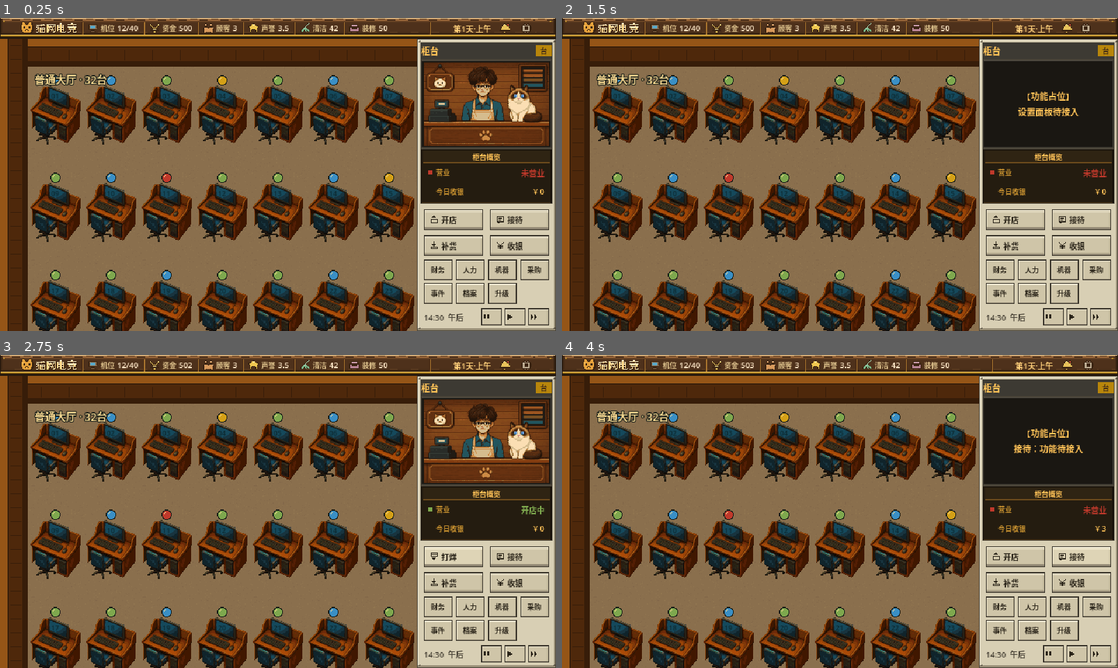
Above: before the commit, frames 1-4 (two rows, left to right).
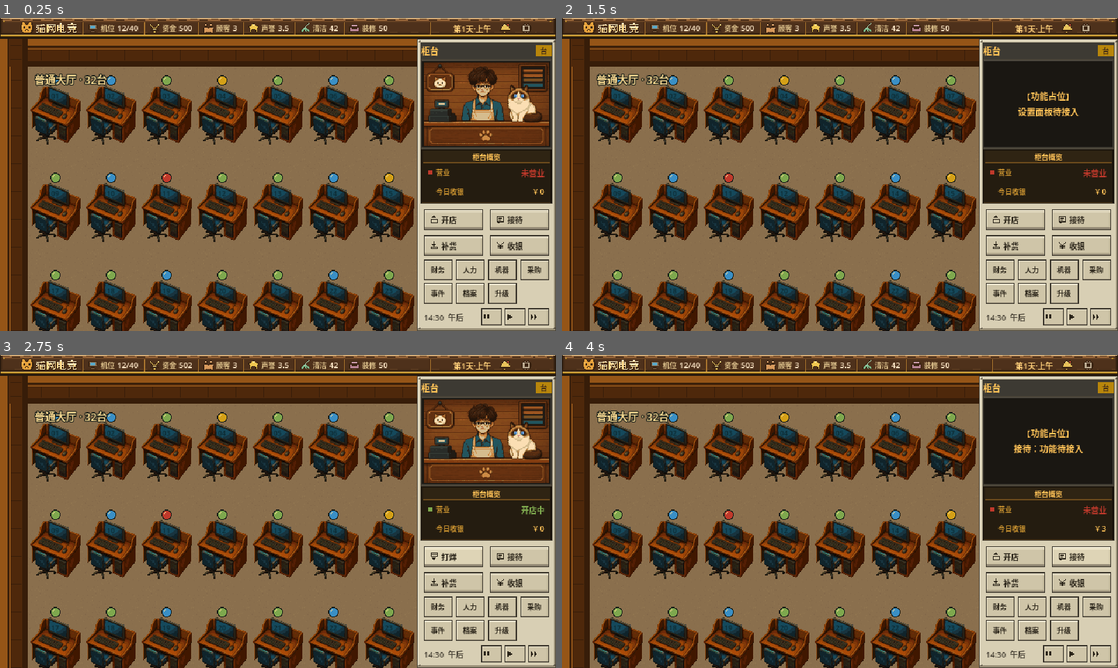
Above: after the commit, the same moments.

Repository: knightmiao/internet-cafe-godot
Game: Godot game, scene res://scenes/main.tscn
Two runs of this game, one before a commit and one after it. Both use one fixed random seed, a clock stepped at 60 frames per second and the inputs below.
Inputs (mouse positions are in pixels of both pictures, inside the frame that each line leads up to):
- Up to frame 1 (0.25 s): no input
- Up to frame 2 (1.5 s): click (1067, 27) at 0.52 s; click (1090, 27) at 1.27 s
- Up to frame 3 (2.75 s): click "开店" at 2 s
- Up to frame 4 (4 s): click "打烊" at 2.75 s; click "接待" at 3.5 s

The runs differ from the first frame. In frame 1, 0.6% of the frame differs, in the area x 1-75%, y 8-100%; in frame 2, 0.6%; in frame 3, 0.6%; in frame 4, 0.6%.

Commit message:
实现装修槽位购买安装底层闭环
装修槽支持点选、标签筛选、持有与替换；大厅、包间和高配区可独立换肤，服务设施可替换，并实时汇总五类经营加成。

Co-authored-by: Cursor <cursoragent@cursor.com>

Diff:
--- a/godot/scripts/stage/decor_slot.gd
+++ b/godot/scripts/stage/decor_slot.gd
@@ -1,33 +1,39 @@
-extends Node2D
+extends StageInteractable
 class_name DecorSlot
 
 var slot_id := ""
 var slot_type := "floor"
+var zone_id := "hall"
 var allowed_tags: Array[String] = []
 var decor_id := ""
-var unlock_level := 1
-var decor_value := 0
-var clean_bonus := 0
-var reputation_bonus := 0
-var traffic_bonus := 0
+var zone_locked := false
 
 var _indicator: Sprite2D
 var _decor: Sprite2D
 
 
-func setup(id: String, type: String, tags: Array, initial_decor := "") -> void:
+func setup(id: String, type: String, zone: String, tags: Array,
+		initial_decor := "", locked := false) -> void:
 	slot_id = id
 	slot_type = type
+	zone_id = zone
+	zone_locked = locked
 	allowed_tags.clear()
 	for tag in tags:
 		allowed_tags.append(str(tag))
 	decor_id = initial_decor
+	configure(
+		"decor_slot", -1, "已安装" if not decor_id.is_empty() else "空槽",
+		zone_id, Vector2(56, 56)
+	)
+	input_pickable = false
 
 	_indicator = Sprite2D.new()
 	_indicator.texture = load("res://assets/world/decor/slot.png")
 	_indicator.texture_filter = CanvasItem.TEXTURE_FILTER_NEAREST
-	_indicator.modulate = Color(1, 1, 1, 0.85)
+	_indicator.modulate = Color(1, 0.45, 0.35, 0.9) if locked else Color(1, 1, 1, 0.85)
 	_indicator.visible = false
+	_indicator.z_index = 10
 	add_child(_indicator)
 
 	_decor = Sprite2D.new()
@@ -37,11 +43,37 @@
 
 
 func set_preview(enabled: bool) -> void:
-	_indicator.visible = enabled and decor_id.is_empty()
+	_indicator.visible = enabled
+	input_pickable = enabled
 
 
-func install(id: String) -> void:
+func install(id: String, texture_path := "") -> void:
 	decor_id = id
+	object_state = "已安装"
+	if not texture_path.is_empty():
+		_decor.texture = load(texture_path)
+	else:
+		_refresh_decor()
+
+
+func is_compatible(tags: Array) -> bool:
+	for tag in tags:
+		if allowed_tags.has(str(tag)):
+			return true
+	return false
+
+
+func set_slot_index(index: int) -> void:
+	object_id = index
+
+
+func installed_texture() -> Texture2D:
+	return _decor.texture
+
+
+func clear_installation() -> void:
+	decor_id = ""
+	object_state = "空槽"
 	_refresh_decor()
 
 
--- a/godot/scripts/stage/stage_controller.gd
+++ b/godot/scripts/stage/stage_controller.gd
@@ -12,6 +12,7 @@
 const ASSETS := "res://assets/world/"
 const CUSTOMER_DATA_PATH := "res://data/customers.json"
 const PC_CONFIG_DATA_PATH := "res://data/pc_configs.json"
+const DECOR_DATA_PATH := "res://data/decor_catalog.json"
 const INITIAL_PC_CONFIG := "gen_09"
 
 # 世界与视口。世界宽高刚好是视口的两倍，所以 0.5 倍相机能一屏看满整店，
@@ -50,11 +51,23 @@
 var customer_data: Array[Dictionary] = []
 var customer_profiles: Array = []
 var decor_slots: Array[DecorSlot] = []
+var decor_catalog: Array = []
+var decor_by_id: Dictionary = {}
+var owned_decor: Dictionary = {"theme_old": true, "plant_large": true}
+var zone_themes: Dictionary = {
+	"hall": "theme_old", "rooms": "theme_old", "highend": "theme_old",
+}
+var business_bonuses: Dictionary = {
+	"decor": 0, "clean": 0, "comfort": 0, "reputation": 0, "traffic": 0,
+}
 var decor_preview := false
 
 var _selection: Sprite2D
 var _labels: Array[Label] = []
 var _stations: Array[PcStation] = []
+var _facilities: Dictionary = {}
+var _theme_floor_roots: Dictionary = {}
+var _theme_wall_roots: Dictionary = {}
 var _zoom_index := 1
 var _pressing := false
 var _dragged := false
@@ -64,8 +77,10 @@
 func _ready() -> void:
 	_load_customer_profiles()
 	_load_pc_configs()
+	_load_decor_catalog()
 	_build_floor()
 	_build_walls()
+	_build_theme_layers()
 	_build_hall()
 	_build_rooms()
 	_build_highend()
@@ -122,6 +137,8 @@
 	children.reverse()
 	for child in children:
 		if child is StageInteractable:
+			if child is DecorSlot and not decor_preview:
+				continue
 			var half: Vector2 = child.hit_size * 0.5
 			if Rect2(child.position - half, child.hit_size).has_point(world):
 				return child
@@ -247,6 +264,94 @@
 	sprite.texture_filter = CanvasItem.TEXTURE_FILTER_NEAREST
 	sprite.position = position_at
 	wall_layer.add_child(sprite)
+
+
+func _build_theme_layers() -> void:
+	floor_layer.z_index = -10
+	for zone_id in ["hall", "rooms", "highend"]:
+		var floor_root := Node2D.new()
+		floor_root.name = "%sThemeFloor" % zone_id.capitalize()
+		floor_root.z_index = -5
+		add_child(floor_root)
+		_theme_floor_roots[zone_id] = floor_root
+		var wall_root := Node2D.new()
+		wall_root.name = "%sThemeWalls" % zone_id.capitalize()
+		wall_root.z_index = 2
+		wall_layer.add_child(wall_root)
+		_theme_wall_roots[zone_id] = wall_root
+		_apply_zone_theme_visuals(zone_id, str(zone_themes[zone_id]))
+
+
+func _zone_rect(zone_id: String) -> Rect2:
+	match zone_id:
+		"hall":
+			return Rect2(32, 32, 512, SERVICE_TOP - 32)
+		"rooms":
+			return Rect2(ROOM_LEFT, 32, WORLD_SIZE.x - ROOM_LEFT, SERVICE_TOP - 32)
+		"highend":
+			return Rect2(HIGHEND_LEFT, 32, ROOM_LEFT - HIGHEND_LEFT, SERVICE_TOP - 32)
+	return Rect2()
+
+
+func _apply_zone_theme_visuals(zone_id: String, theme_id: String) -> void:
+	if not _theme_floor_roots.has(zone_id) or not decor_by_id.has(theme_id):
+		return
+	var item: Dictionary = decor_by_id[theme_id]
+	var floor_root: Node2D = _theme_floor_roots[zone_id]
+	var wall_root: Node2D = _theme_wall_roots[zone_id]
+	for child in floor_root.get_children():
+		child.free()
+	for child in wall_root.get_children():
+		child.free()
+	var floor_texture: Texture2D = load(str(item["theme_floor"]))
+	var horizontal: Texture2D = load(str(item["theme_wall"]))
+	var vertical: Texture2D = load(str(item["theme_wall_v"]))
+	var rect := _zone_rect(zone_id)
+	for y in range(int(rect.position.y), int(rect.end.y), TILE):
+		for x in range(int(rect.position.x), int(rect.end.x), TILE):
+			_add_theme_sprite(
+				floor_root, floor_texture, Vector2(x + TILE * 0.5, y + TILE * 0.5)
+			)
+	_add_zone_theme_walls(zone_id, wall_root, horizontal, vertical)
+
+
+func _add_zone_theme_walls(zone_id: String, root: Node2D,
+		horizontal: Texture2D, vertical: Texture2D) -> void:
+	var left := HALL_LEFT
+	var right := HIGHEND_LEFT
+	if zone_id == "highend":
+		left = HIGHEND_LEFT
+		right = ROOM_LEFT
+	elif zone_id == "rooms":
+		left = ROOM_LEFT
+		right = int(WORLD_SIZE.x)
+	for x in range(left, right, 32):
+		_add_theme_sprite(root, horizontal, Vector2(x + 16, 16))
+		var doorway := (x >= 416 and x < 544) or (x >= 800 and x < 864)
+		if not doorway:
+			_add_theme_sprite(root, horizontal, Vector2(x + 16, SERVICE_TOP))
+	if zone_id == "hall":
+		for y in range(32, SERVICE_TOP, 32):
+			_add_theme_sprite(root, vertical, Vector2(16, y + 16))
+	elif zone_id == "highend":
+		for y in range(32, SERVICE_TOP, 32):
+			_add_theme_sprite(root, vertical, Vector2(HIGHEND_LEFT, y + 16))
+			_add_theme_sprite(root, vertical, Vector2(ROOM_LEFT, y + 16))
+	else:
+		for y in range(32, SERVICE_TOP, 32):
+			_add_theme_sprite(root, vertical, Vector2(WORLD_SIZE.x - 16, y + 16))
+		for room_y in [176, 336]:
+			for x in range(ROOM_LEFT, int(WORLD_SIZE.x), 32):
+				if x < ROOM_LEFT + 32 or x >= ROOM_LEFT + 96:
+					_add_theme_sprite(root, horizontal, Vector2(x + 16, room_y))
+
+
+func _add_theme_sprite(root: Node2D, texture: Texture2D, position_at: Vector2) -> void:
+	var sprite := Sprite2D.new()
+	sprite.texture = texture
+	sprite.texture_filter = CanvasItem.TEXTURE_FILTER_NEAREST
+	sprite.position = position_at
+	root.add_child(sprite)
 
 
 # ── 机位 ──────────────────────────────────────────────
@@ -381,6 +486,8 @@
 	facility.position = position_at
 	facility.activated.connect(_on_object_activated.bind(facility))
 	world_layer.add_child(facility)
+	if kind in ["counter", "shelf"] or zone == "卫生间":
+		_facilities[kind if kind != "facility" else "restroom"] = facility
 
 
 func _add_customer(index: int, position_at: Vector2, state: String, appearance: int) -> void:
@@ -409,6 +516,16 @@
 	assert(parsed is Array and parsed.size() == 6, "机位配置库必须恰好包含 6 个世代")
 	for config in parsed:
 		pc_configs[str(config["id"])] = config
+
+
+func _load_decor_catalog() -> void:
+	var file := FileAccess.open(DECOR_DATA_PATH, FileAccess.READ)
+	assert(file != null, "无法读取装修目录：%s" % DECOR_DATA_PATH)
+	var parsed = JSON.parse_string(file.get_as_text())
+	assert(parsed is Array and parsed.size() == 24, "装修目录必须恰好包含 24 项")
+	decor_catalog = parsed
+	for item in decor_catalog:
+		decor_by_id[str(item["id"])] = item
 
 
 func _add_prop(texture_path: String, position_at: Vector2) -> void:
@@ -436,28 +553,45 @@
 # ── 装修槽与选中框 ────────────────────────────────────
 
 func _build_decor_slots() -> void:
-	# 营业区被 32 台占满，没有余地摆落地装饰，所以绿植垃圾桶都落在服务区走道上；
-	# 大厅和高配区只保留 zone_skin 槽位，那类装修是整区换皮不占地面。
+	# 实体槽与三个区域主题槽分离。主题槽只负责整区换肤，不会额外生成物件。
 	var definitions := [
-		["hall_plant_a", "floor", Vector2(392, 504), ["plant"], "plant"],
-		["hall_plant_b", "floor", Vector2(616, 520), ["plant"], ""],
-		["hall_trash", "floor", Vector2(352, 648), ["trash"], "trash_bin"],
-		["entrance_sign", "wall", Vector2(120, 512), ["sign"], "light_sign"],
-		["counter_decor", "utility", Vector2(180, 514), ["counter"], ""],
-		["shop_promo", "wall", Vector2(480, 496), ["poster"], ""],
-		["room_a_poster", "wall", Vector2(936, 60), ["poster"], ""],
-		["room_b_poster", "wall", Vector2(936, 212), ["poster"], ""],
-		["room_team_poster", "wall", Vector2(936, 364), ["poster"], "poster"],
-		["toilet_clean", "utility", Vector2(824, 500), ["clean"], ""],
-		["hall_skin", "zone_skin", Vector2(288, 456), ["floor"], ""],
-		["highend_skin", "zone_skin", Vector2(608, 420), ["theme"], ""],
+		["hall_floor_a", "floor", "hall", Vector2(392, 520),
+			["plant", "seat", "floor"], "plant_large", false],
+		["hall_floor_b", "floor", "hall", Vector2(616, 536),
+			["plant", "seat", "floor"], "", false],
+		["hall_utility", "utility", "hall", Vector2(600, 632),
+			["water", "vending", "charge", "utility", "ac"], "", false],
+		["entrance_wall", "wall", "hall", Vector2(120, 504),
+			["sign", "poster", "flag", "wall", "light"], "", false],
+		["hall_wall", "wall", "hall", Vector2(480, 496),
+			["poster", "sign", "sound", "wall", "air"], "", false],
+		["room_wall", "wall", "rooms", Vector2(928, 364),
+			["poster", "flag", "sound", "wall"], "", false],
+		["counter_service", "service", "service", Vector2(280, 560),
+			["counter"], "", false],
+		["shelf_service", "service", "service", Vector2(480, 570),
+			["shelf"], "", false],
+		["restroom_service", "service", "service", Vector2(896, 576),
+			["restroom"], "", false],
+		["hall_skin", "zone_skin", "hall", Vector2(520, 444),
+			["theme"], "theme_old", false],
+		["rooms_skin", "zone_skin", "rooms", Vector2(720, 444),
+			["theme"], "theme_old", false],
+		["highend_skin", "zone_skin", "highend", Vector2(608, 420),
+			["theme"], "theme_old", true],
 	]
 	for definition in definitions:
 		var slot := DecorSlot.new()
-		slot.setup(definition[0], definition[1], definition[3], definition[4])
-		slot.position = definition[2]
+		slot.setup(
+			definition[0], definition[1], definition[2], definition[4],
+			definition[5], definition[6]
+		)
+		slot.position = definition[3]
 		world_layer.add_child(slot)
+		slot.set_slot_index(decor_slots.size())
+		slot.activated.connect(_on_object_activated.bind(slot))
 		decor_slots.append(slot)
+	_recalculate_business_bonuses()
 
 
 func set_decor_preview(enabled: bool) -> void:
@@ -471,12 +605,99 @@
 
 
 func install_demo_decor() -> void:
+	mark_decor_owned("poster_set")
+	install_decor("hall_wall", "poster_set")
+	set_decor_preview(decor_preview)
+
+
+func get_decor_slot(index: int) -> DecorSlot:
+	if index < 0 or index >= decor_slots.size():
+		return null
+	return decor_slots[index]
+
+
+func get_decor_item(item_id: String) -> Dictionary:
+	return decor_by_id.get(item_id, {})
+
+
+func get_compatible_decor(slot_index: int) -> Array:
+	var slot := get_decor_slot(slot_index)
+	if slot == null:
+		return []
+	var matches: Array = []
+	for item in decor_catalog:
+		if slot.is_compatible(item["tags"]):
+			matches.append(item)
+	return matches
+
+
+func is_decor_owned(item_id: String) -> bool:
+	return bool(owned_decor.get(item_id, false))
+
+
+func mark_decor_owned(item_id: String) -> void:
+	assert(decor_by_id.has(item_id), "未知装修：%s" % item_id)
+	owned_decor[item_id] = true
+
+
+func decor_install_block_reason(slot_index: int, item_id: String,
+		player_level: int) -> String:
+	var slot := get_decor_slot(slot_index)
+	if slot == null or not decor_by_id.has(item_id):
+		return "无效装修"
+	var item: Dictionary = decor_by_id[item_id]
+	if not slot.is_compatible(item["tags"]):
+		return "槽位不兼容"
+	if slot.zone_locked:
+		return "区域未解锁"
+	if int(item["unlock_level"]) > player_level:
+		return "等级不足"
+	return ""
+
+
+func install_decor(slot_id: String, item_id: String) -> bool:
+	var slot: DecorSlot
+	for candidate in decor_slots:
+		if candidate.slot_id == slot_id:
+			slot = candidate
+			break
+	if slot == null or not decor_by_id.has(item_id) or not is_decor_owned(item_id):
+		return false
+	var item: Dictionary = decor_by_id[item_id]
+	if not slot.is_compatible(item["tags"]) or slot.zone_locked:
+		return false
+	if slot.slot_type == "zone_skin":
+		slot.install(item_id)
+		zone_themes[slot.zone_id] = item_id
+		_apply_zone_theme_visuals(slot.zone_id, item_id)
+	else:
+		slot.install(item_id, str(item["scene_asset"]))
+		_update_replaced_facility(slot, item_id)
+	_recalculate_business_bonuses()
+	return true
+
+
+func _update_replaced_facility(slot: DecorSlot, item_id: String) -> void:
+	var facility_key := ""
+	if slot.slot_id == "counter_service":
+		facility_key = "counter"
+	elif slot.slot_id == "shelf_service":
+		facility_key = "shelf"
+	elif slot.slot_id == "restroom_service":
+		facility_key = "restroom"
+	if not facility_key.is_empty() and _facilities.has(facility_key):
+		(_facilities[facility_key] as CanvasItem).visible = item_id.is_empty()
+
+
+func _recalculate_business_bonuses() -> void:
+	for key in business_bonuses:
+		business_bonuses[key] = 0
 	for slot in decor_slots:
-		if slot.slot_id == "hall_plant_b":
-			slot.install("plant")
-		elif slot.slot_id == "shop_promo":
-			slot.install("poster")
-	set_decor_preview(decor_preview)
+		if slot.decor_id.is_empty() or not decor_by_id.has(slot.decor_id):
+			continue
+		var bonuses: Dictionary = decor_by_id[slot.decor_id]["bonuses"]
+		for key in business_bonuses:
+			business_bonuses[key] += int(bonuses.get(key, 0))
 
 
 func _build_selection() -> void:
